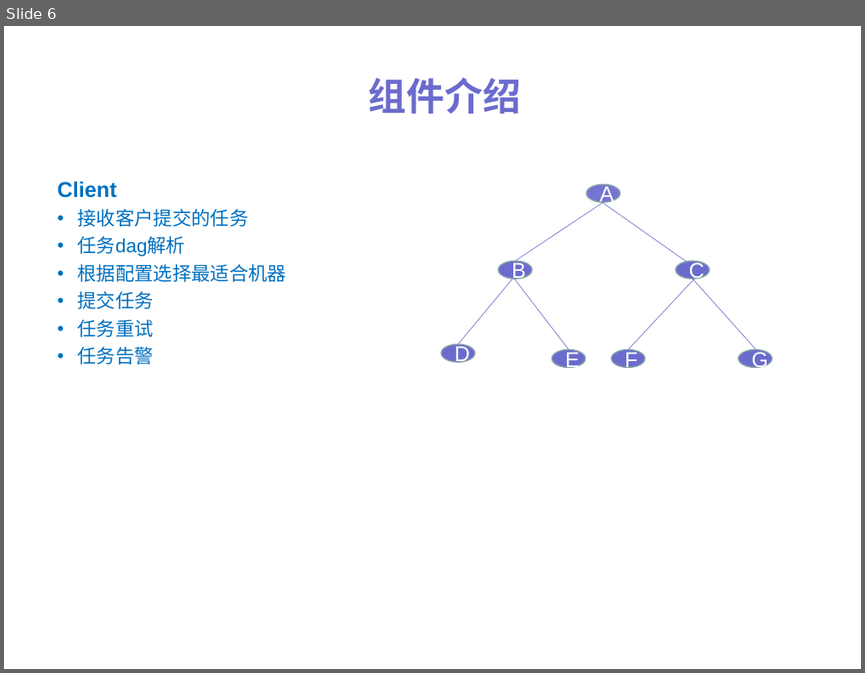
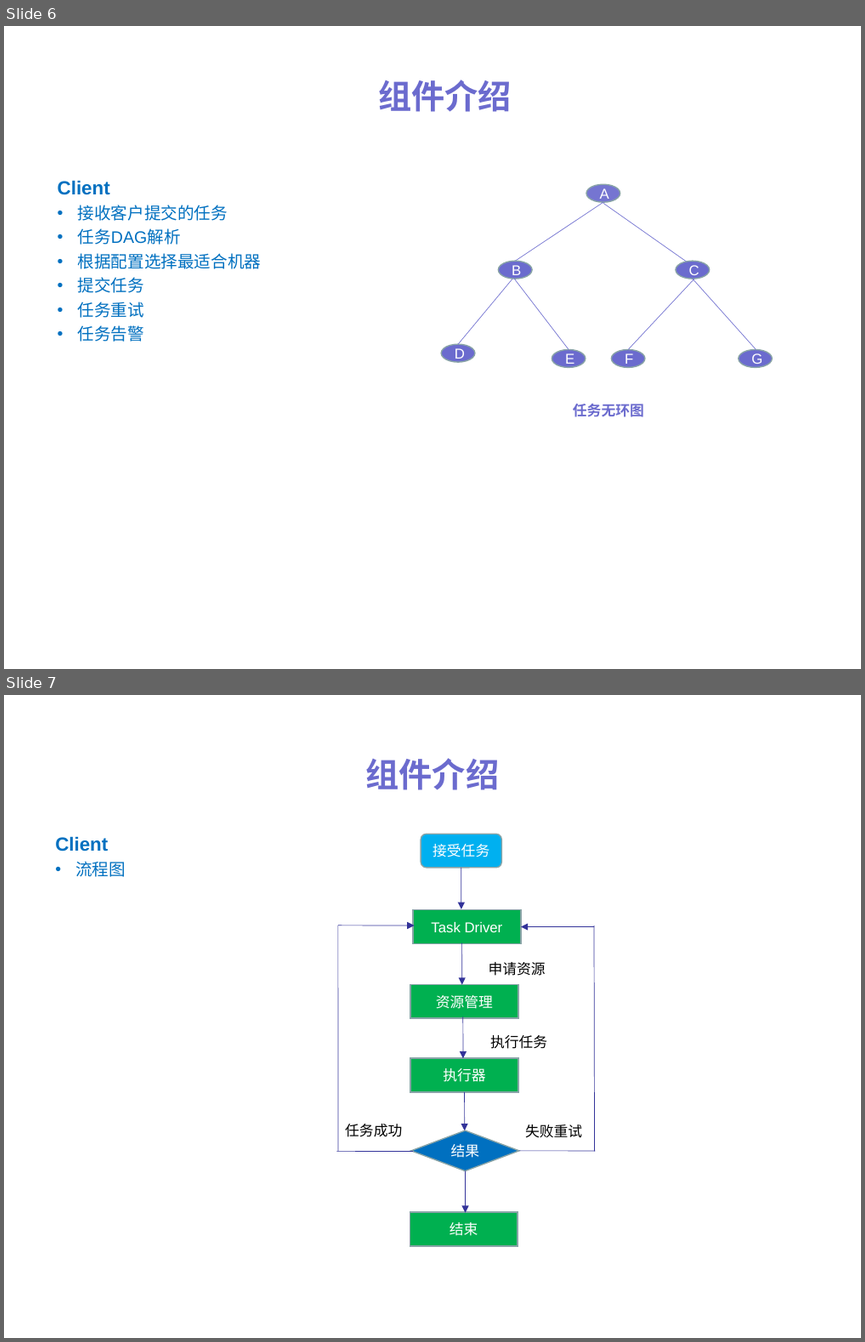
Before and after one commit to ylpu/distribute-scheduler, a slide deck: files/dis-scheduler.ppt. Shown one above the other, each under a label of ours: slide 6 before the commit, slides 6 and 7 after it. The pictures are 865x673 and 865x1342 pixels, drawn with LibreOffice and Linux fonts; fonts in the diff are those of the drawing. Boxes give left, top, right and bottom in pixels: in the first picture for what was removed or moved away, otherwise in the second. Text is boxed around its words. In the diff, an @@ line names an element or a change of style, - is before the commit and + after.

```diff
--- a/files/dis-scheduler.ppt
+++ b/files/dis-scheduler.ppt
@@ slide 7 added at (x1=4, y1=695, x2=861, y2=1338), background #FFFFFF @@
@@ title added at (x1=366, y1=758, x2=500, y2=790), 28 pt, text #6B6BCE, bold @@
+组件介绍
@@ text added at (x1=55, y1=836, x2=126, y2=877), 16 pt, text #0070C0, bold @@
+Client
+• 流程图
@@ rounded rectangle added at (x1=420, y1=834, x2=501, y2=868), fill #00B0F0, outline #89A4A7 0.99 pt, 12 pt, text #FFFFFF @@
+接受任务
@@ arrow added from (460, 868) to (461, 909), #333399 0.51 pt @@
@@ rectangle added at (x1=413, y1=910, x2=521, y2=943), fill #00B050, outline #89A4A7 0.99 pt, 12 pt, text #FFFFFF @@
+Task Driver
@@ line added from (338, 925) to (338, 1151), #333399 0.51 pt @@
@@ arrow added from (338, 925) to (415, 925), #333399 0.51 pt @@
@@ arrow added from (461, 942) to (461, 985), #333399 0.51 pt @@
@@ arrow added from (595, 926) to (521, 926), #333399 0.51 pt @@
@@ line added from (595, 1151) to (595, 925), #333399 0.51 pt @@
@@ text added at (x1=488, y1=962, x2=545, y2=975), 12 pt, text #000000 @@
+申请资源
@@ rectangle added at (x1=410, y1=985, x2=518, y2=1018), fill #00B050, outline #89A4A7 0.99 pt, 12 pt, text #FFFFFF @@
+资源管理
@@ arrow added from (463, 1016) to (463, 1058), #333399 0.51 pt @@
@@ text added at (x1=490, y1=1035, x2=547, y2=1049), 12 pt, text #000000 @@
+执行任务
@@ rectangle added at (x1=410, y1=1058, x2=518, y2=1092), fill #00B050, outline #89A4A7 0.99 pt, 12 pt, text #FFFFFF @@
+执行器
@@ arrow added from (464, 1092) to (464, 1130), #333399 0.51 pt @@
@@ text added at (x1=345, y1=1123, x2=402, y2=1137), 12 pt, text #000000 @@
+任务成功
@@ text added at (x1=525, y1=1124, x2=582, y2=1138), 12 pt, text #000000 @@
+失败重试
@@ line added from (336, 1151) to (413, 1151), #333399 0.51 pt @@
@@ diamond added at (x1=411, y1=1130, x2=519, y2=1170), fill #0070C0, outline #89A4A7 0.99 pt, 12 pt, text #FFFFFF @@
+结果
@@ line added from (519, 1151) to (596, 1151), #333399 0.51 pt @@
@@ arrow added from (465, 1170) to (465, 1213), #333399 0.51 pt @@
@@ rectangle added at (x1=409, y1=1212, x2=517, y2=1245), fill #00B050, outline #89A4A7 0.99 pt, 12 pt, text #FFFFFF @@
+结束
@@ slide 6 changed as well @@
@@ title "组件介绍" at (x1=378, y1=80, x2=511, y2=112): size 32 to 28 pt @@
@@ text at (x1=58, y1=180, x2=262, y2=341): size 18 to 16 pt in "Client"; size 16 to 14 pt in "接收客户提交的任务", "根据配置选择最适合机器", "提交任务", "任务重试" and 1 more places @@
@@ text at (x1=78, y1=228, x2=181, y2=244): text changed; size 16 to 14 pt @@
-• 任务dag解析
+• 任务DAG解析
@@ size 18 to 12 pt in 7 elements at (x1=586, y1=184, x2=620, y2=203), (x1=499, y1=261, x2=532, y2=278), (x1=676, y1=261, x2=710, y2=278), (x1=441, y1=344, x2=474, y2=362), (x1=551, y1=349, x2=585, y2=367), (x1=612, y1=349, x2=645, y2=367), (x1=738, y1=349, x2=772, y2=367) @@
@@ text added at (x1=573, y1=403, x2=644, y2=417), 12 pt, text #6B6BCE, bold @@
+任务无环图
```
Also in this commit, not shown: 7 other slides changed, 2 other slides added, 7 other files.
